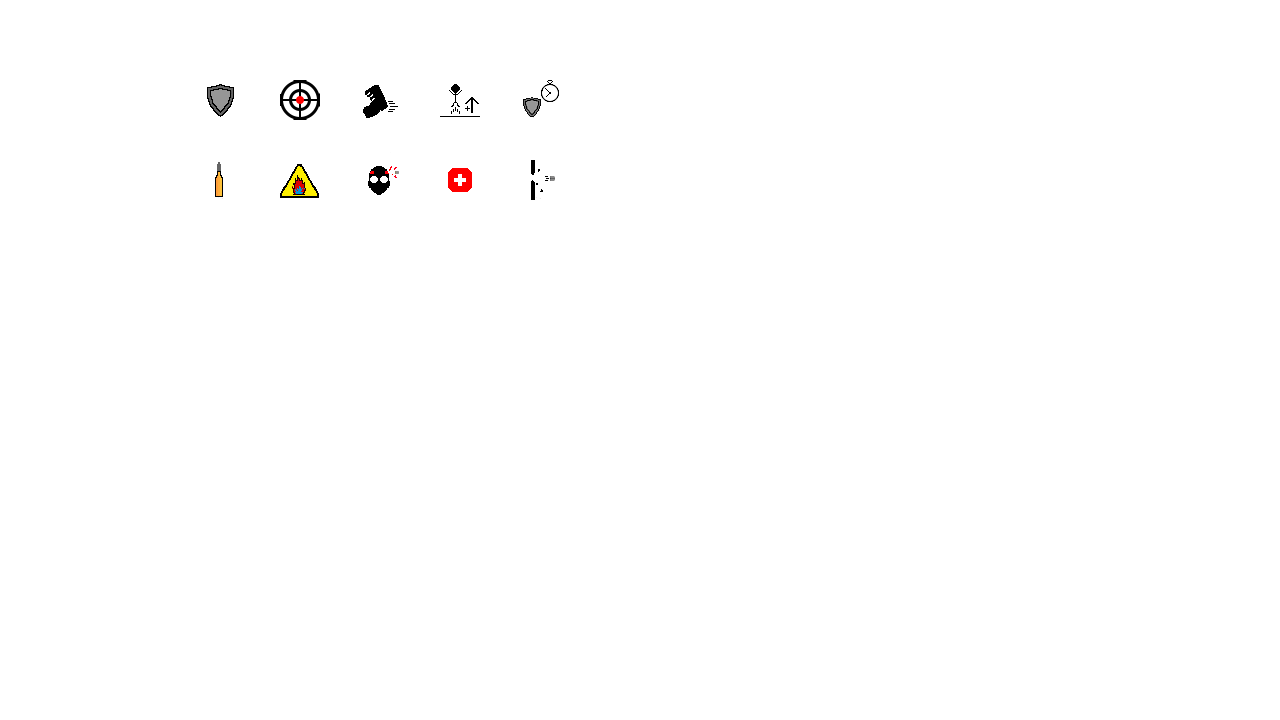
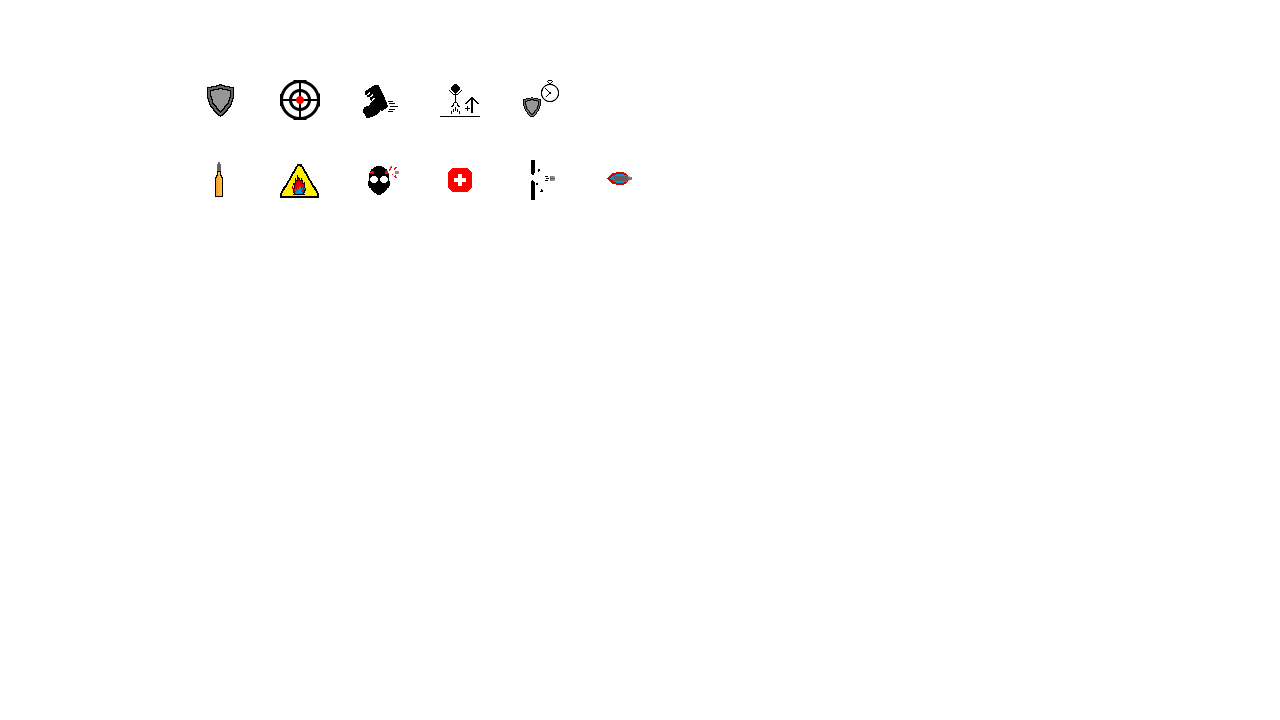
Two versions of the same layered image (1280x720). Layer-by-layer changes:
added layer "FireBurst" in group "Group 1" over [607, 172, 632, 185]
